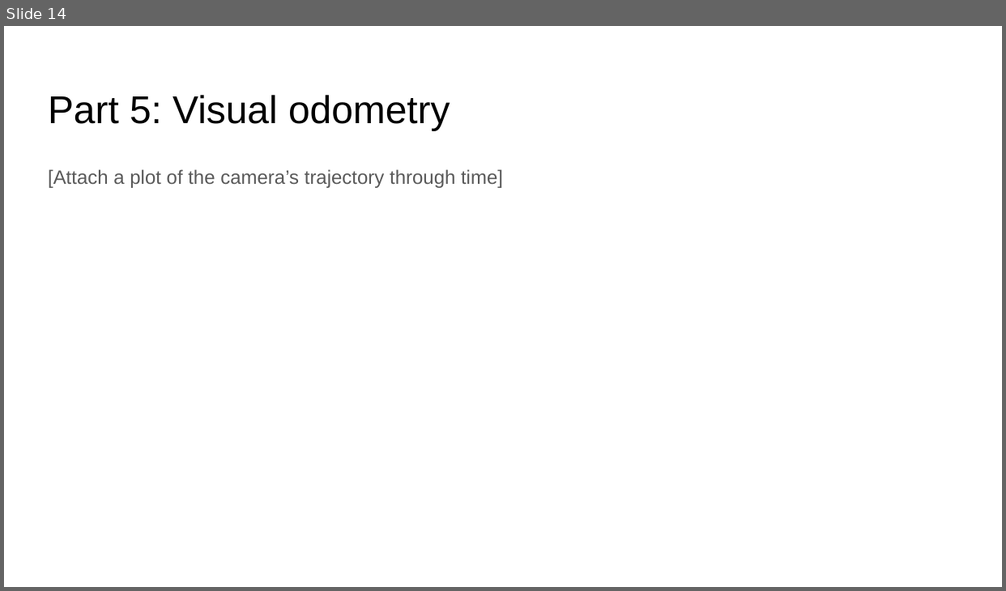
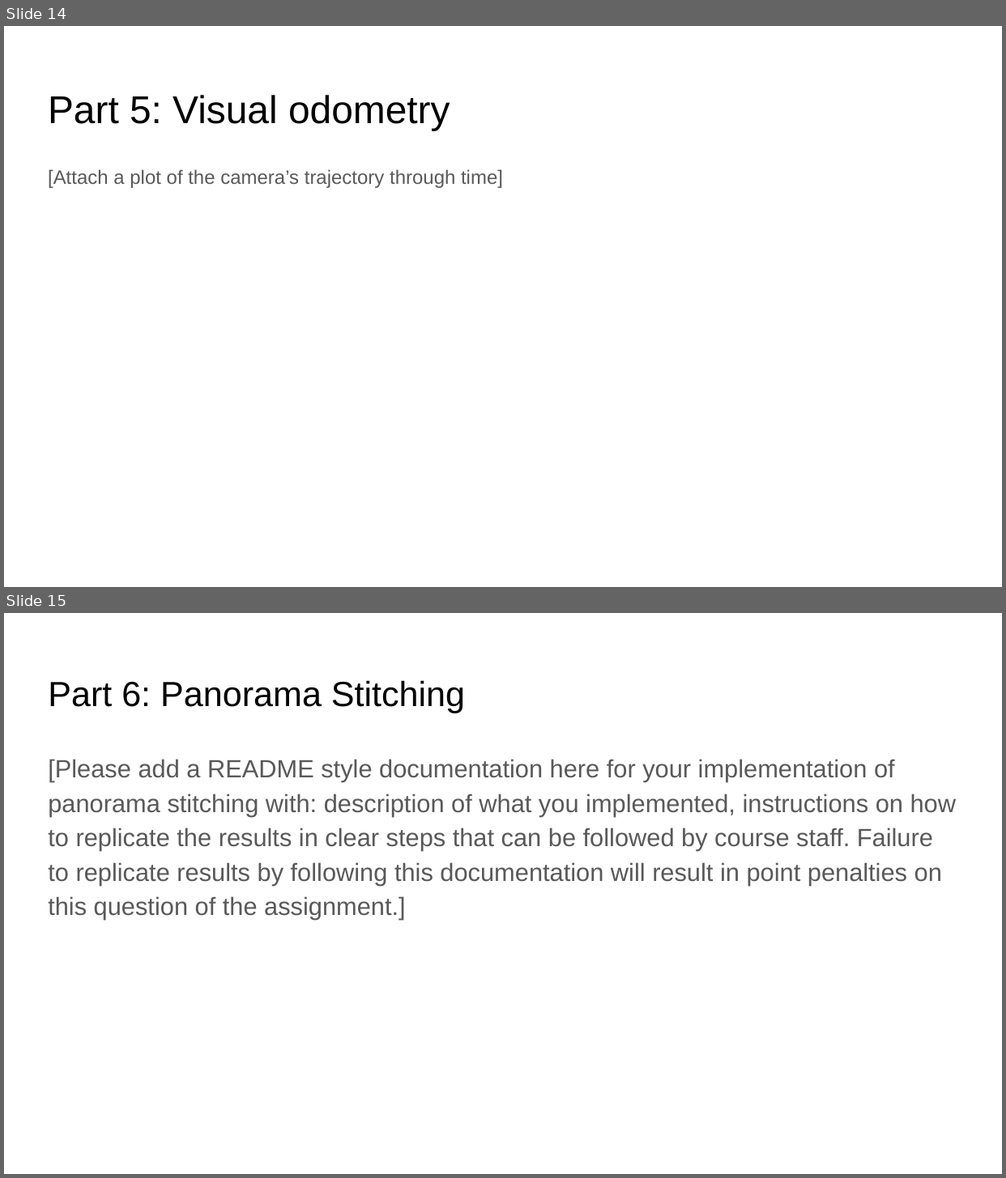
Before and after one commit to ShuvoNewaz/CS-6476-Projects-Fall2022, a slide deck: docs/proj3_template.pptx. Shown one above the other, each under a label of ours: slide 14 before the commit, slides 14 and 15 after it. The pictures are 1006x591 and 1006x1178 pixels, drawn with LibreOffice and Linux fonts; fonts in the diff are those of the drawing. Boxes give left, top, right and bottom in pixels: in the first picture for what was removed or moved away, otherwise in the second. Text is boxed around its words. In the diff, an @@ line names an element or a change of style, - is before the commit and + after.

```diff
--- a/docs/proj3_template.pptx
+++ b/docs/proj3_template.pptx
@@ slide 15 added at (x1=4, y1=613, x2=1002, y2=1174), background #FFFFFF @@
@@ title added at (x1=48, y1=680, x2=465, y2=713), 25.2 pt, text #000000 @@
+Part 6: Panorama Stitching
@@ text added at (x1=48, y1=759, x2=956, y2=920), 18 pt, text #595959 @@
+[Please add a README style documentation here for your implementation of panorama stitching with: description of what you implemented, instructions on how to replicate the results in clear steps that can be followed by course staff. Failure to replicate results by following this documentation will result in point penalties on this question of the assignment.]
```
Also in this commit, not shown: 1 slide changed, 1 other slide added, 6 other files.
